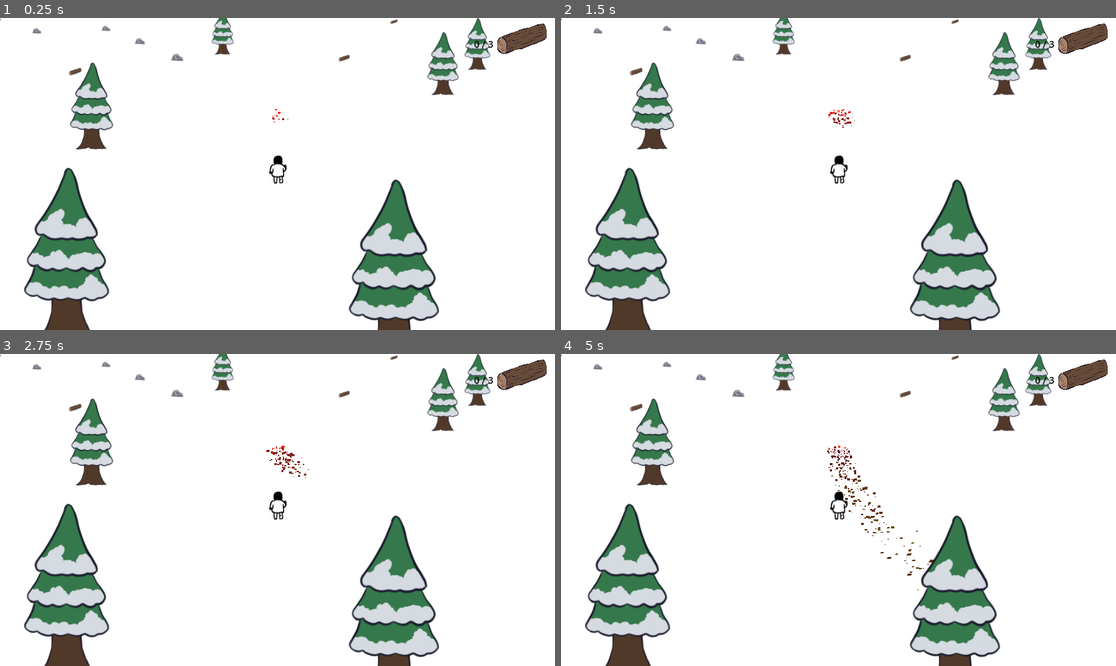
Above: before the commit, frames 1-4 (two rows, left to right).
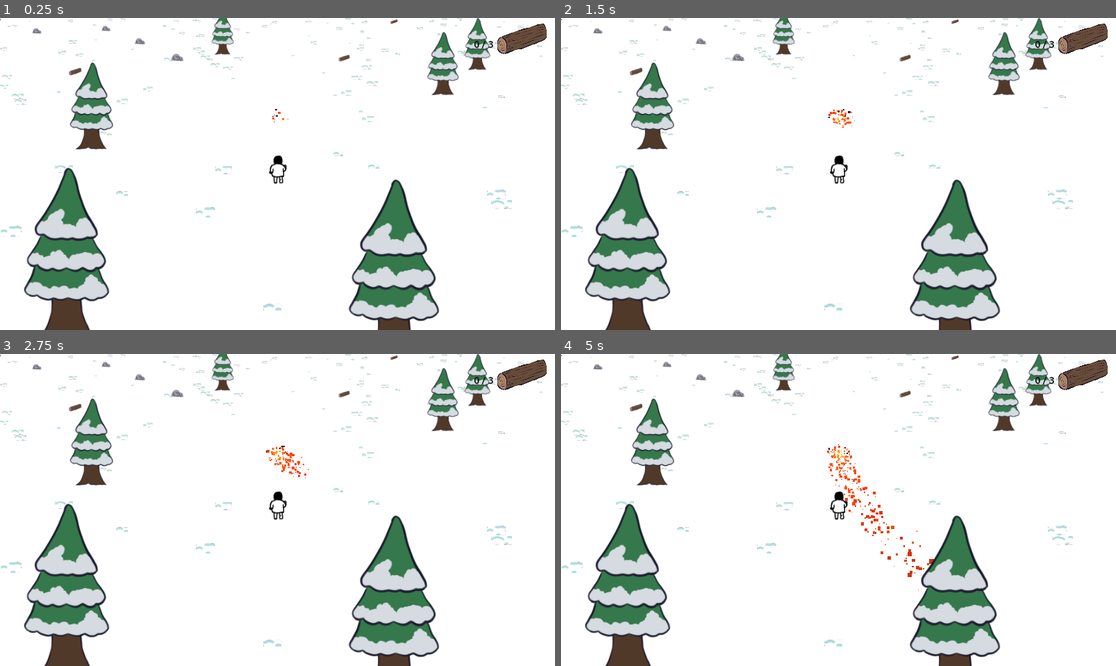
Above: after the commit, the same moments.

Repository: FablabMurat/GameJamMurat0324
Game: Godot game, scene res://terrain.tscn
Same seed, same stepped clock (60 frames per second), same inputs: the game is played once before the commit and once after it. A sky picture missing from this copy of the repository is replaced by a grey-blue gradient.
Inputs (mouse positions are in pixels of both pictures, inside the frame that each line leads up to):
- Up to frame 1 (0.25 s): no input
- Up to frame 2 (1.5 s): tap Enter at 0.5 s; move the mouse to (960, 158) at 0.52 s; tap O (addLog) at 0.6, 1.35 s; tap Space at 1.25 s; move the mouse to (727, 189) at 1.27 s
- Up to frame 3 (2.75 s): move the mouse to (333, 441) at 2.02 s; tap O (addLog) at 2.1 s
- Up to frame 4 (5 s): move the mouse to (810, 572) at 2.77 s; tap O (addLog) at 2.85, 3.6, 4.35 s; move the mouse to (1005, 556) at 3.52 s; move the mouse to (672, 463) at 4.27 s

The runs differ from the first frame. In frame 1, 0.7% of the frame differs, in the area x 0-98%, y 0-94%; in frame 2, 0.8%; in frame 3, 0.9%; in frame 4, 1.2%.

Commit message:
ajout fonction createobjlist + assets neige

Diff:
--- a/Feu.tscn
+++ b/Feu.tscn
@@ -25,11 +25,14 @@
 
 [sub_resource type="StandardMaterial3D" id="StandardMaterial3D_ei0bw"]
 vertex_color_use_as_albedo = true
+billboard_mode = 1
+billboard_keep_scale = true
 
 [sub_resource type="PlaneMesh" id="PlaneMesh_3qfkx"]
 lightmap_size_hint = Vector2i(12, 12)
 material = SubResource("StandardMaterial3D_ei0bw")
-orientation = 0
+flip_faces = true
+orientation = 2
 
 [node name="Feu" type="Node3D"]
 script = ExtResource("1_lc4fw")
@@ -44,9 +47,6 @@
 lifetime = 12.29
 process_material = SubResource("ParticleProcessMaterial_3rfnk")
 draw_pass_1 = SubResource("PlaneMesh_3qfkx")
-
-[node name="Camera3D" type="Camera3D" parent="."]
-transform = Transform3D(0.594584, 0, 0.804033, 0, 1, 0, -0.804033, 0, 0.594584, 7.83014, 1.25226, 4.40651)
 
 [node name="WindDirection" type="DirectionalLight3D" parent="."]
 transform = Transform3D(-0.866025, -0.433013, 0.25, 0, 0.5, 0.866025, -0.5, 0.75, -0.433013, 0, 0, 0)
--- /dev/null
+++ b/neige_00.tscn
@@ -0,0 +1,8 @@
+[gd_scene load_steps=2 format=3 uid="uid://u2c7vnmt6efq"]
+
+[ext_resource type="Texture2D" uid="uid://b264kxfkm1vcu" path="res://Ressources/Environnement/snow_00.png" id="1_lwn1u"]
+
+[node name="Neige00" type="Sprite3D"]
+transform = Transform3D(1, 0, 0, 0, 1, 0, 0, 0, 1, 0, 0.1, 0)
+billboard = 1
+texture = ExtResource("1_lwn1u")
--- /dev/null
+++ b/neige_01.tscn
@@ -0,0 +1,8 @@
+[gd_scene load_steps=2 format=3 uid="uid://t7yow8c3lf73"]
+
+[ext_resource type="Texture2D" uid="uid://cji1r8qos2cly" path="res://Ressources/Environnement/snow_01.png" id="1_ermk8"]
+
+[node name="Neige_01" type="Sprite3D"]
+transform = Transform3D(1, 0, 0, 0, 1, 0, 0, 0, 1, 0, 0.3, 0)
+billboard = 1
+texture = ExtResource("1_ermk8")
--- /dev/null
+++ b/neige_02.tscn
@@ -0,0 +1,8 @@
+[gd_scene load_steps=2 format=3 uid="uid://71hi2x5wwtrd"]
+
+[ext_resource type="Texture2D" uid="uid://cvhjrk363o6wr" path="res://Ressources/Environnement/snow_02.png" id="1_0o3bb"]
+
+[node name="Neige_02" type="Sprite3D"]
+transform = Transform3D(1, 0, 0, 0, 1, 0, 0, 0, 1, 0, 0.283563, 0)
+billboard = 1
+texture = ExtResource("1_0o3bb")
--- /dev/null
+++ b/neige_03.tscn
@@ -0,0 +1,8 @@
+[gd_scene load_steps=2 format=3 uid="uid://c6favr4pvgywf"]
+
+[ext_resource type="Texture2D" uid="uid://dkrvekmortsfo" path="res://Ressources/Environnement/snow_03.png" id="1_4d3b2"]
+
+[node name="Neige_03" type="Sprite3D"]
+transform = Transform3D(1, 0, 0, 0, 1, 0, 0, 0, 1, 0, 0.2, 0)
+billboard = 1
+texture = ExtResource("1_4d3b2")
--- a/terrain.gd
+++ b/terrain.gd
@@ -3,9 +3,17 @@
 const NBSAPINS = 100
 const NBBUCHES = 40
 const NBROCHERS = 80
+const NBNEIGE = 20000
 const SapinScene = preload("res://paper_sapin.tscn")
 const BucheScene = preload("res://paper_buche.tscn")
 const RocherScene = preload("res://paper_rocher.tscn")
+
+const Neige0_Scene = preload("res://neige_00.tscn")
+const Neige1_Scene = preload("res://neige_01.tscn")
+const Neige2_Scene = preload("res://neige_02.tscn")
+const Neige3_Scene = preload("res://neige_03.tscn")
+
+const NeigeScenes = [Neige0_Scene, Neige1_Scene, Neige2_Scene, Neige3_Scene]
 
 var inventory = {
 	"buche": 0,
@@ -19,6 +27,8 @@
 	createobjs(SapinScene,NBSAPINS)
 	createobjs(BucheScene,NBBUCHES)
 	createobjs(RocherScene,NBROCHERS)
+
+	createobjlist(NeigeScenes,NBNEIGE)
 	pass # Replace with function body.
 	$Player.collected.connect(update_overlay.bind())
 	update_overlay("buche", 0)
@@ -39,6 +49,18 @@
 	obs.position.z = z
 	add_child(obs)
 
+func createobjlist(scenelist, nbmax):
+
+	var x: float
+	var z: float
+	for i in range(nbmax):
+		var sceneindex = randi_range(0, scenelist.size()-1)
+		x = randf()*198.0-99.0
+		z = randf()*198.0-99.0
+		if abs(x) < 3 and abs(z) < 3:
+			return
+		createobj(scenelist[sceneindex],x,z)
+
 func _unhandled_input(event):
 	if event is InputEventMouseMotion:
 		if event.button_mask & (MOUSE_BUTTON_MASK_MIDDLE + MOUSE_BUTTON_MASK_RIGHT):
Binary file added: Ressources/Environnement/snow_00.png
Not shown, added: Ressources/Environnement/snow_00.png.import
Binary file added: Ressources/Environnement/snow_01.png
Not shown, added: Ressources/Environnement/snow_01.png.import
Binary file added: Ressources/Environnement/snow_02.png
Not shown, added: Ressources/Environnement/snow_02.png.import
Binary file added: Ressources/Environnement/snow_03.png
Not shown, added: Ressources/Environnement/snow_03.png.import
